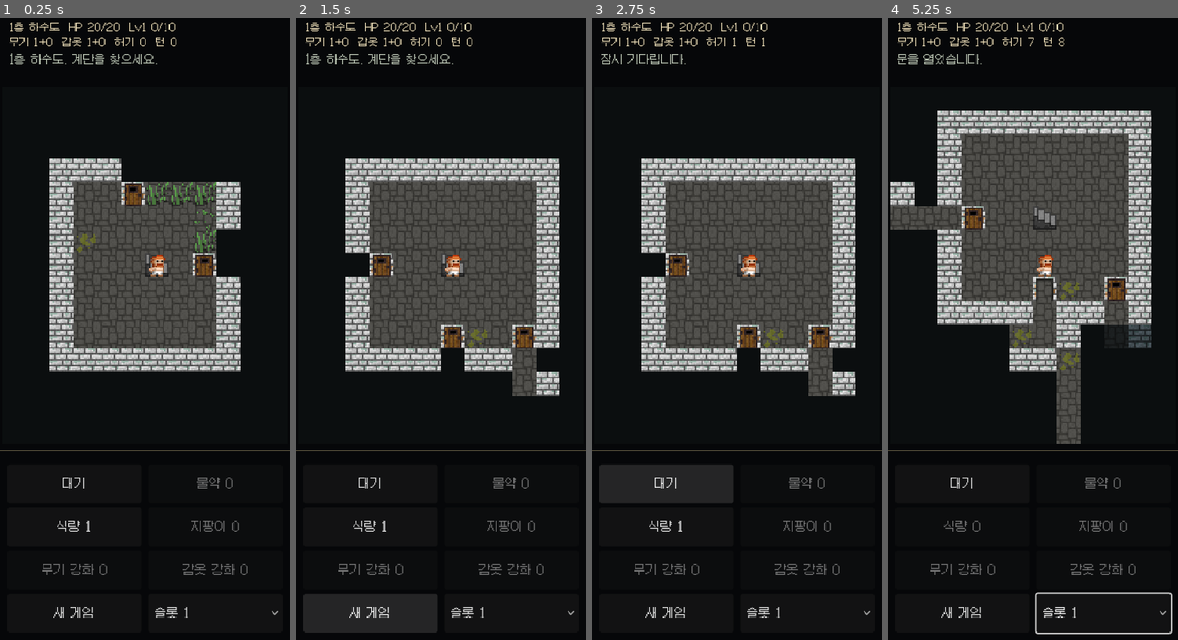
Above: before the commit, frames 1-4 (left to right).
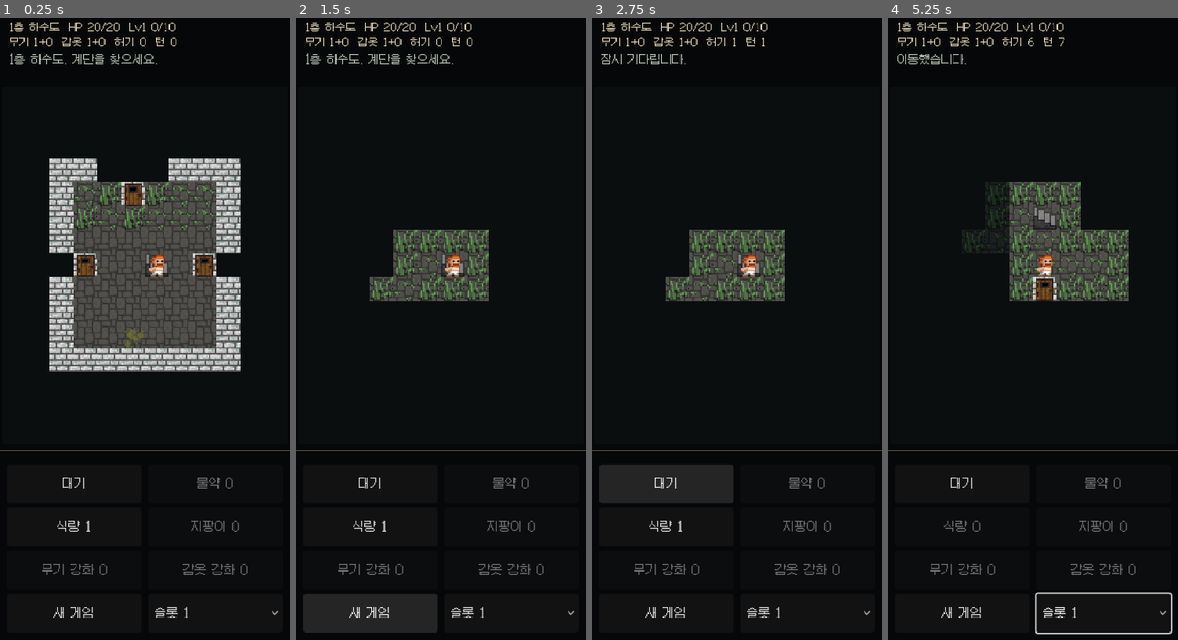
Above: after the commit, the same moments.

Repository: jinha1226/Testspd
Game: Godot game, scene res://main.tscn
Same seed, same stepped clock (60 frames per second), same inputs: the game is played once before the commit and once after it.
Inputs (mouse positions are in pixels of both pictures, inside the frame that each line leads up to):
- Up to frame 1 (0.25 s): no input
- Up to frame 2 (1.5 s): click "새 게임" at 0.5 s; click "새 게임" at 1.25 s
- Up to frame 3 (2.75 s): click "대기" at 2 s
- Up to frame 4 (5.25 s): click "식량 1" at 2.75 s; click "슬롯 1" at 3.5 s; tap Enter at 4.25 s; move the mouse to (1033, 329) at 4.27 s; hold Right 4.28-5.03 s; tap K at 4.35 s; click (1033, 329) at 4.42 s; tap Space at 4.52, 5 s; move the mouse to (975, 360) at 5.02 s; hold Down from 5.03 s (still down); tap J at 5.1 s

The runs differ from the first frame. In frame 1, 3.1% of the frame differs, in the area x 17-83%, y 22-53%; in frame 2, 22%; in frame 3, 22%; in frame 4, 25%, in the area x 0-91%, y 3-69%.

Commit message:
Port SPD random selection and BArray methods

Diff:
--- /dev/null
+++ b/spd_barray.gd
@@ -0,0 +1,78 @@
+extends RefCounted
+## com.watabou.utils.BArray at SPD 2bb34a4e91d2.
+## Java boolean[] is represented by PackedByteArray of zeros and ones.
+
+
+static func set_false(values: PackedByteArray) -> void:
+	values.fill(0)
+
+
+static func and_arrays(a: PackedByteArray, b: PackedByteArray,
+		result: PackedByteArray = PackedByteArray()) -> PackedByteArray:
+	result.resize(a.size())
+	for index in range(a.size()):
+		result[index] = 1 if a[index] != 0 and b[index] != 0 else 0
+	return result
+
+
+static func or_arrays(a: PackedByteArray, b: PackedByteArray,
+		result: PackedByteArray = PackedByteArray()) -> PackedByteArray:
+	return or_range(a, b, 0, a.size(), result)
+
+
+static func or_range(a: PackedByteArray, b: PackedByteArray,
+		offset: int, length: int,
+		result: PackedByteArray = PackedByteArray()) -> PackedByteArray:
+	if result.is_empty():
+		result.resize(length)
+	for index in range(offset, offset + length):
+		result[index] = 1 if a[index] != 0 or b[index] != 0 else 0
+	return result
+
+
+static func not_array(a: PackedByteArray,
+		result: PackedByteArray = PackedByteArray()) -> PackedByteArray:
+	result.resize(a.size())
+	for index in range(a.size()):
+		result[index] = 1 if a[index] == 0 else 0
+	return result
+
+
+static func is_value(a: PackedInt32Array, value: int,
+		result: PackedByteArray = PackedByteArray()) -> PackedByteArray:
+	result.resize(a.size())
+	for index in range(a.size()):
+		result[index] = 1 if a[index] == value else 0
+	return result
+
+
+static func is_one_of(a: PackedInt32Array, values: Array[int],
+		result: PackedByteArray = PackedByteArray()) -> PackedByteArray:
+	result.resize(a.size())
+	for index in range(a.size()):
+		result[index] = 0
+		for value in values:
+			if a[index] == value:
+				result[index] = 1
+				break
+	return result
+
+
+static func is_not(a: PackedInt32Array, value: int,
+		result: PackedByteArray = PackedByteArray()) -> PackedByteArray:
+	result.resize(a.size())
+	for index in range(a.size()):
+		result[index] = 1 if a[index] != value else 0
+	return result
+
+
+static func is_not_one_of(a: PackedInt32Array, values: Array[int],
+		result: PackedByteArray = PackedByteArray()) -> PackedByteArray:
+	result.resize(a.size())
+	for index in range(a.size()):
+		result[index] = 1
+		for value in values:
+			if a[index] == value:
+				result[index] = 0
+				break
+	return result
--- a/spd_combat.gd
+++ b/spd_combat.gd
@@ -53,8 +53,10 @@
 
 
 static func normal_int_range(rng, minimum: int, maximum: int) -> int:
-	# watabou.utils.Random.NormalIntRange: sum of two uniform rolls.
-	return mini(maximum, minimum + int((rng.randf() + rng.randf()) * (maximum - minimum + 1) / 2.0))
+	if rng.has_method("normal_int_range"):
+		return rng.normal_int_range(minimum, maximum)
+	# Combat helpers also accept Godot RandomNumberGenerator in standalone tests.
+	return minimum + int((rng.randf() + rng.randf()) * (maximum - minimum + 1) / 2.0)
 
 
 static func hit(rng, attack_skill: int, defense_skill: int) -> bool:
--- a/spd_random.gd
+++ b/spd_random.gd
@@ -44,43 +44,165 @@
 	return true
 
 
-func _next_bits(bits: int) -> int:
-	var index := _states.size() - 1
+func _next_bits(bits: int, use_generator_stack: bool = true) -> int:
+	var index := _states.size() - 1 if use_generator_stack else 0
 	_states[index] = (_states[index] * MULTIPLIER + ADDEND) & MASK
 	return _states[index] >> (48 - bits)
 
 
-func next_int32() -> int:
-	var value := _next_bits(32)
+func next_int32(use_generator_stack: bool = true) -> int:
+	var value := _next_bits(32, use_generator_stack)
 	return value - 0x100000000 if value >= 0x80000000 else value
 
 
-func next_int(bound: int) -> int:
+func next_int(bound: int, use_generator_stack: bool = true) -> int:
 	# java.util.Random.nextInt(bound), including rejection of biased 31-bit draws.
 	if bound <= 0:
 		return 0
 	if (bound & (bound - 1)) == 0:
-		return (bound * _next_bits(31)) >> 31
+		return (bound * _next_bits(31, use_generator_stack)) >> 31
 	while true:
-		var bits := _next_bits(31)
+		var bits := _next_bits(31, use_generator_stack)
 		var value := bits % bound
 		if bits - value + bound - 1 <= 0x7FFFFFFF:
 			return value
 	return 0
 
 
-func next_long() -> int:
-	var high := next_int32()
-	var low := next_int32()
+func next_long(use_generator_stack: bool = true) -> int:
+	var high := next_int32(use_generator_stack)
+	var low := next_int32(use_generator_stack)
 	return (high << 32) + low
 
 
-func randf() -> float:
-	return float(_next_bits(24)) / 16777216.0
+func randf(use_generator_stack: bool = true) -> float:
+	return float(_next_bits(24, use_generator_stack)) / 16777216.0
 
 
 func randi_range(minimum: int, maximum: int) -> int:
 	return minimum + next_int(maximum - minimum + 1)
+
+
+func float_bounded(maximum: float) -> float:
+	return _f32(self.randf() * _f32(maximum))
+
+
+func float_between(minimum: float, maximum: float) -> float:
+	return _f32(_f32(minimum) + float_bounded(_f32(maximum - minimum)))
+
+
+func normal_float(minimum: float, maximum: float) -> float:
+	var span := _f32(maximum - minimum)
+	return _f32(_f32(minimum)
+		+ _f32(_f32(float_bounded(span) + float_bounded(span)) / 2.0))
+
+
+func int_between(minimum: int, maximum: int) -> int:
+	return minimum + next_int(maximum - minimum)
+
+
+func normal_int_range(minimum: int, maximum: int) -> int:
+	return minimum + int(_f32(_f32(_f32(self.randf() + self.randf())
+		* _f32(maximum - minimum + 1)) / 2.0))
+
+
+func inv_normal_int_range(minimum: int, maximum: int) -> int:
+	var roll1 := self.randf()
+	var roll2 := self.randf()
+	if absf(roll1 - 0.5) >= absf(roll2 - 0.5):
+		return minimum + int(_f32(roll1 * _f32(maximum - minimum + 1)))
+	return minimum + int(_f32(roll2 * _f32(maximum - minimum + 1)))
+
+
+func long_bounded(maximum: int) -> int:
+	var result := next_long()
+	if result < 0:
+		result += 9223372036854775807
+	return result % maximum
+
+
+func chances(weights: Array) -> int:
+	var total := 0.0
+	for weight in weights:
+		total = _f32(total + maxf(0.0, _f32(float(weight))))
+	if total <= 0.0:
+		return -1
+	var value := float_bounded(total)
+	total = 0.0
+	for index in range(weights.size()):
+		total = _f32(total + maxf(0.0, _f32(float(weights[index]))))
+		if value < total:
+			return index
+	return -1
+
+
+func chances_map(weights: Dictionary):
+	var keys := weights.keys()
+	var probabilities: Array[float] = []
+	var total := 0.0
+	for key in keys:
+		var weight := _f32(float(weights[key]))
+		probabilities.append(weight)
+		total = _f32(total + weight)
+	if total <= 0.0:
+		return null
+	var value := float_bounded(total)
+	total = 0.0
+	for index in range(keys.size()):
+		total = _f32(total + probabilities[index])
+		if value < total:
+			return keys[index]
+	return null
+
+
+func index(collection: Array) -> int:
+	return next_int(collection.size())
+
+
+func one_of(values: Array):
+	return values[next_int(values.size())]
+
+
+func element(values: Array, maximum: int = -1):
+	if values.is_empty():
+		return null
+	return values[next_int(values.size() if maximum < 0 else maximum)]
+
+
+func shuffle_list(values: Array) -> void:
+	# java.util.Collections.shuffle uses descending Fisher-Yates.
+	for index in range(values.size() - 1, 0, -1):
+		var swap_index := next_int(index + 1)
+		var old = values[index]
+		values[index] = values[swap_index]
+		values[swap_index] = old
+
+
+func shuffle_array(values: Array) -> void:
+	# Random.shuffle(T[]) uses ascending Fisher-Yates.
+	for index in range(values.size() - 1):
+		var swap_index := int_between(index, values.size())
+		if swap_index != index:
+			var old = values[index]
+			values[index] = values[swap_index]
+			values[swap_index] = old
+
+
+func shuffle_pair(first: Array, second: Array) -> void:
+	for index in range(first.size() - 1):
+		var swap_index := int_between(index, first.size())
+		if swap_index != index:
+			var old_first = first[index]
+			first[index] = first[swap_index]
+			first[swap_index] = old_first
+			var old_second = second[index]
+			second[index] = second[swap_index]
+			second[swap_index] = old_second
+
+
+static func _f32(value: float) -> float:
+	# Java float expressions round after each operation, unlike Godot float64.
+	return PackedFloat32Array([value])[0]
 
 
 static func _logical_shift(value: int, amount: int) -> int:
--- a/spd_room_plan.gd
+++ b/spd_room_plan.gd
@@ -12,8 +12,8 @@
 static func room_quotas(depth: int, rng) -> Vector2i:
 	var region: int = clampi(int((depth - 1) / 5), 0, 4)
 	return Vector2i(
-		STANDARD_BASE[region] + _weighted_index(STANDARD_WEIGHTS[region], rng),
-		SPECIAL_BASE[region] + _weighted_index(SPECIAL_WEIGHTS[region], rng))
+		STANDARD_BASE[region] + rng.chances(STANDARD_WEIGHTS[region]),
+		SPECIAL_BASE[region] + rng.chances(SPECIAL_WEIGHTS[region]))
 
 
 static func create(width: int, height: int, depth: int, rng) -> Dictionary:
@@ -98,18 +98,6 @@
 		"standards": quotas.x, "specials": quotas.y}
 
 
-static func _weighted_index(weights: Array, rng) -> int:
-	var total := 0
-	for weight in weights:
-		total += int(weight)
-	var roll: int = rng.next_int(total)
-	for index in range(weights.size()):
-		roll -= int(weights[index])
-		if roll < 0:
-			return index
-	return weights.size() - 1
-
-
 static func _fits(candidate: Rect2i, existing: Array[Rect2i]) -> bool:
 	for room in existing:
 		if candidate.grow(1).intersects(room):
--- /dev/null
+++ b/tests/barray.gd
@@ -0,0 +1,36 @@
+extends SceneTree
+
+const BArray = preload("res://spd_barray.gd")
+
+
+func _initialize() -> void:
+	var a := PackedByteArray([1, 0, 1, 0])
+	var b := PackedByteArray([1, 1, 0, 0])
+	if BArray.and_arrays(a, b) != PackedByteArray([1, 0, 0, 0]) \
+			or BArray.or_arrays(a, b) != PackedByteArray([1, 1, 1, 0]) \
+			or BArray.not_array(a) != PackedByteArray([0, 1, 0, 1]):
+		_fail("BArray boolean operations differ")
+		return
+	var source := PackedInt32Array([2, 3, 4, 2])
+	if BArray.is_value(source, 2) != PackedByteArray([1, 0, 0, 1]) \
+			or BArray.is_one_of(source, [2, 4]) != PackedByteArray([1, 0, 1, 1]) \
+			or BArray.is_not(source, 2) != PackedByteArray([0, 1, 1, 0]) \
+			or BArray.is_not_one_of(source, [2, 4]) != PackedByteArray([0, 1, 0, 0]):
+		_fail("BArray integer predicates differ")
+		return
+	BArray.set_false(a)
+	if a != PackedByteArray([0, 0, 0, 0]):
+		_fail("BArray.setFalse did not mutate its input")
+		return
+	var result := PackedByteArray([9, 9, 9, 9])
+	BArray.or_range(a, b, 1, 2, result)
+	if result != PackedByteArray([9, 1, 0, 9]):
+		_fail("BArray.or(offset,length) modified outside its slice")
+		return
+	print("SPD Java BArray methods passed")
+	quit()
+
+
+func _fail(reason: String) -> void:
+	push_error(reason)
+	quit(1)
--- /dev/null
+++ b/tests/rng_methods.gd
@@ -0,0 +1,57 @@
+extends SceneTree
+
+const Random = preload("res://spd_random.gd")
+
+
+func _initialize() -> void:
+	var rng = Random.new(0)
+	if absf(rng.float_between(2.0, 5.0) - 4.192903280258179) > 0.000001 \
+			or absf(rng.normal_float(1.0, 5.0) - 3.1439547538757324) > 0.000001 \
+			or rng.normal_int_range(2, 10) != 7 \
+			or rng.inv_normal_int_range(2, 10) != 4 \
+			or rng.chances([1.0, 2.0, 4.0]) != 0:
+		_fail("Java Random float/range/weight sequence differs")
+		return
+	rng.reset(0)
+	if rng.chances([-2.0, 0.0, 3.0]) != 2 or rng.chances([0.0, -1.0]) != -1:
+		_fail("Random.chances must ignore negative weights without drawing for zero total")
+		return
+	rng.reset(0)
+	var list := [0, 1, 2, 3, 4]
+	rng.shuffle_list(list)
+	if list != [4, 2, 1, 3, 0]:
+		_fail("Collections.shuffle(List) Java draw order differs")
+		return
+	rng.reset(0)
+	var array := [0, 1, 2, 3, 4]
+	rng.shuffle_array(array)
+	if array != [0, 4, 3, 1, 2]:
+		_fail("Random.shuffle(T[]) Java draw order differs")
+		return
+	rng.reset(0)
+	array = [0, 1, 2, 3, 4]
+	var other := [10, 11, 12, 13, 14]
+	rng.shuffle_pair(array, other)
+	for index in range(array.size()):
+		if array[index] + 10 != other[index]:
+			_fail("Random.shuffle(U[], V[]) lost paired positions")
+			return
+	rng.reset(0)
+	rng.push_generator(42)
+	var original_base = Random.new(0)
+	if rng.next_int32(false) != original_base.next_int32() \
+			or rng.randf(false) != original_base.randf() \
+			or rng.next_long(false) != original_base.next_long():
+		_fail("Random base generator access differs under a seeded stack")
+		return
+	rng.pop_generator()
+	if rng.next_int32() != original_base.next_int32():
+		_fail("Random.popGenerator did not preserve base state")
+		return
+	print("SPD Java Random methods passed")
+	quit()
+
+
+func _fail(reason: String) -> void:
+	push_error(reason)
+	quit(1)
Not shown, changed: PORT_INVENTORY.tsv
Not shown, added: spd_barray.gd.uid
Not shown, added: tests/barray.gd.uid
Not shown, added: tests/rng_methods.gd.uid
Not shown, changed: .github/workflows/deploy-pages.yml
Not shown, changed: .github/workflows/godot-tests.yml
Not shown, changed: PORTING.md
Not shown, changed: tools/port_inventory.py
